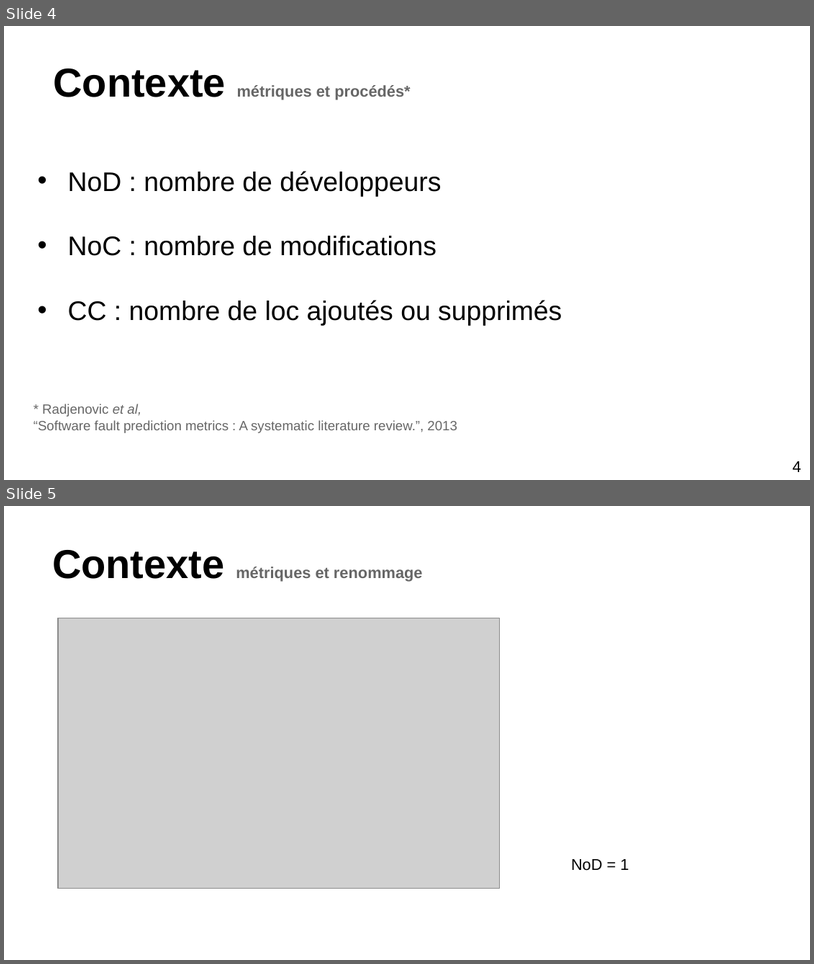
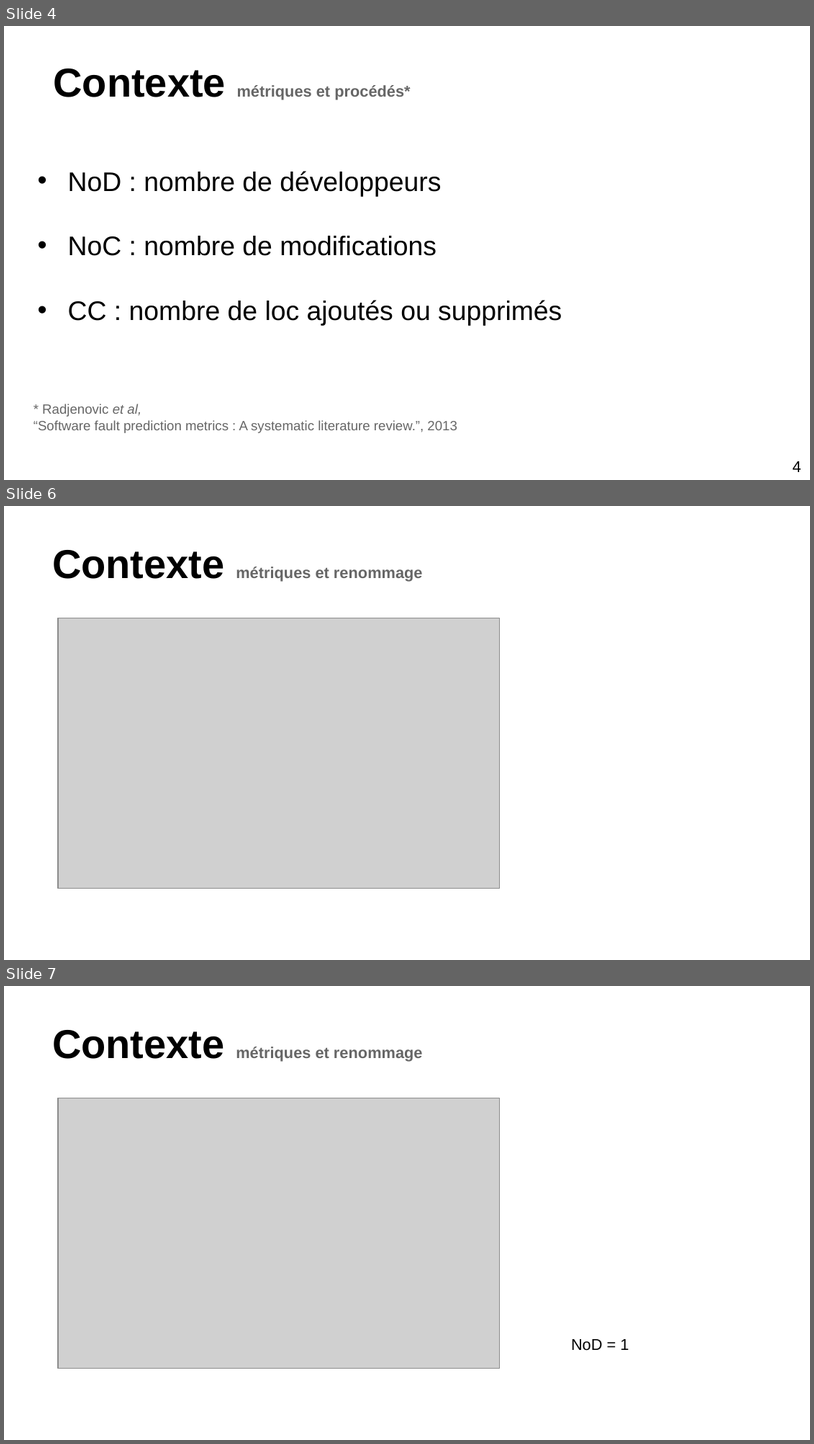
Before and after one commit to stonesong/Stage, a slide deck: presentation/presStageM2.pptx. Shown one above the other, each under a label of ours: slides 4 and 5 before the commit, slides 4, 6 and 7 after it; the slides between them are not shown. The pictures are 814x964 and 814x1444 pixels, drawn with LibreOffice and Linux fonts; fonts in the diff are those of the drawing; grey boxes stand for pictures. Boxes give left, top, right and bottom in pixels: in the first picture for what was removed or moved away, otherwise in the second. Text is boxed around its words. In the diff, an @@ line names an element or a change of style, - is before the commit and + after.

```diff
--- a/presentation/presStageM2.pptx
+++ b/presentation/presStageM2.pptx
@@ slide 6 added at [4, 506, 810, 960], background #FFFFFF @@
@@ title added at [52, 550, 423, 581], 14 pt, text #666666, bold @@
+Contexte métriques et renommage
@@ picture added at [58, 618, 500, 888] @@
@@ what was slide 5 is now slide 7 @@
```
Also in this commit, not shown: 2 slides changed, 2 other slides added, 1 other file.
